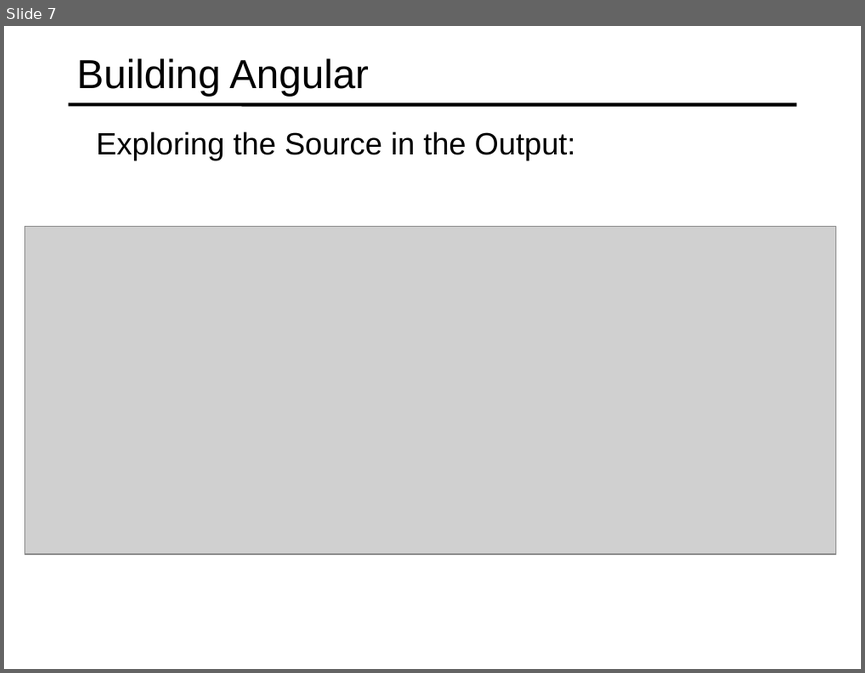
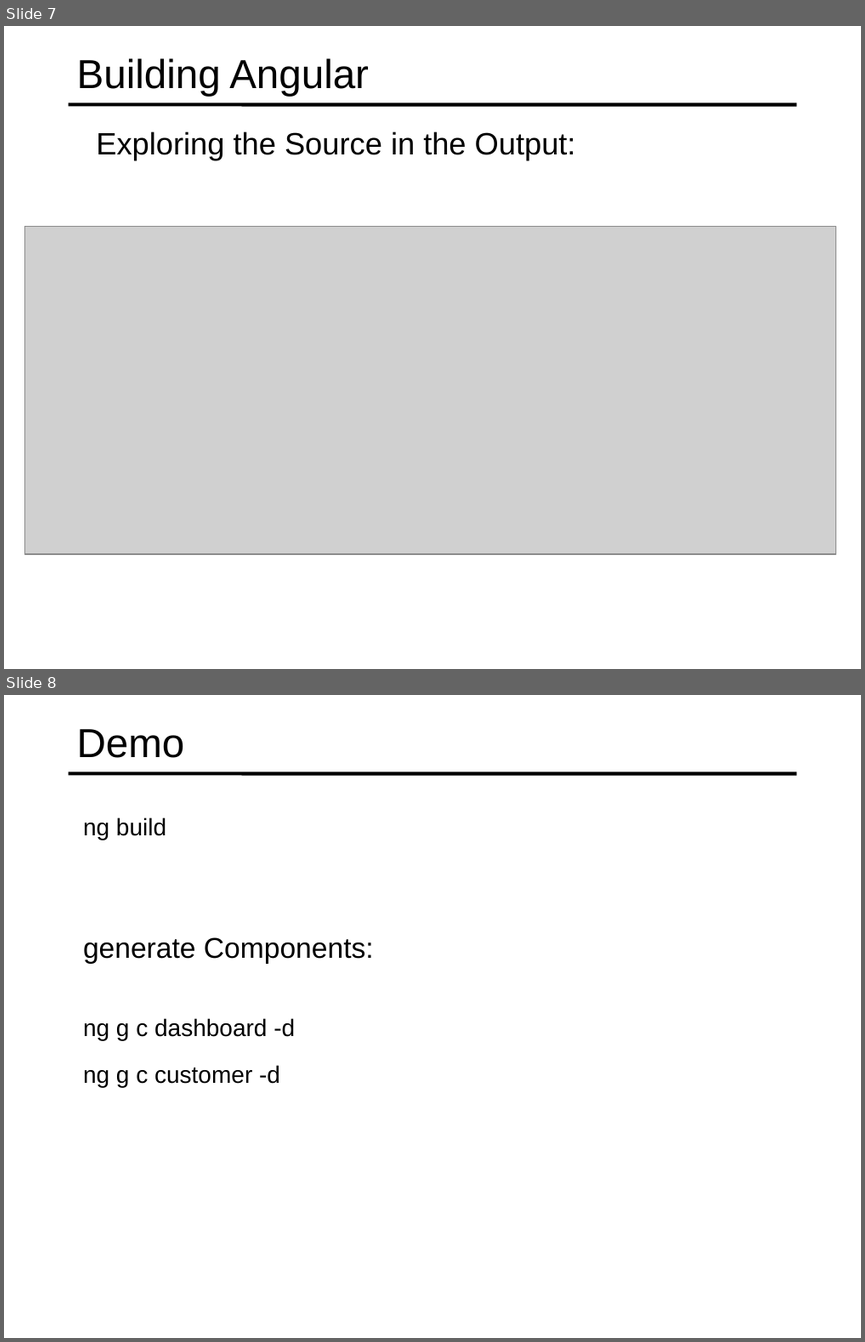
Before and after one commit to specter01wj/Jago_Link_Training, a slide deck: Angular/Angular7/Angular CLI/6.Building and Serving/L6_Building and Serving.ppt. Shown one above the other, each under a label of ours: slide 7 before the commit, slides 7 and 8 after it. The pictures are 865x673 and 865x1342 pixels, drawn with LibreOffice and Linux fonts; fonts in the diff are those of the drawing; grey boxes stand for pictures. Boxes give left, top, right and bottom in pixels: in the first picture for what was removed or moved away, otherwise in the second. Text is boxed around its words. In the diff, an @@ line names an element or a change of style, - is before the commit and + after.

Commit message:
09/05/2019 v1

```diff
--- a/Angular/Angular7/Angular CLI/6.Building and Serving/L6_Building and Serving.ppt
+++ b/Angular/Angular7/Angular CLI/6.Building and Serving/L6_Building and Serving.ppt
@@ slide 8 added at (4,695,861,1338), background #FFFFFF; not listed: 1 template element that a slide beside it also shows @@
@@ title added at (77,729,185,758), 34 pt, text #000000 @@
+Demo
@@ text added at (83,817,166,839), 20 pt, text #000000 @@
+  ng build
@@ text added at (83,937,374,964), 24 pt, text #000000 @@
+  generate Components:
@@ text added at (83,1018,295,1040), 20 pt, text #000000 @@
+  ng g c dashboard -d
@@ text added at (83,1065,280,1087), 20 pt, text #000000 @@
+  ng g c customer -d
```
